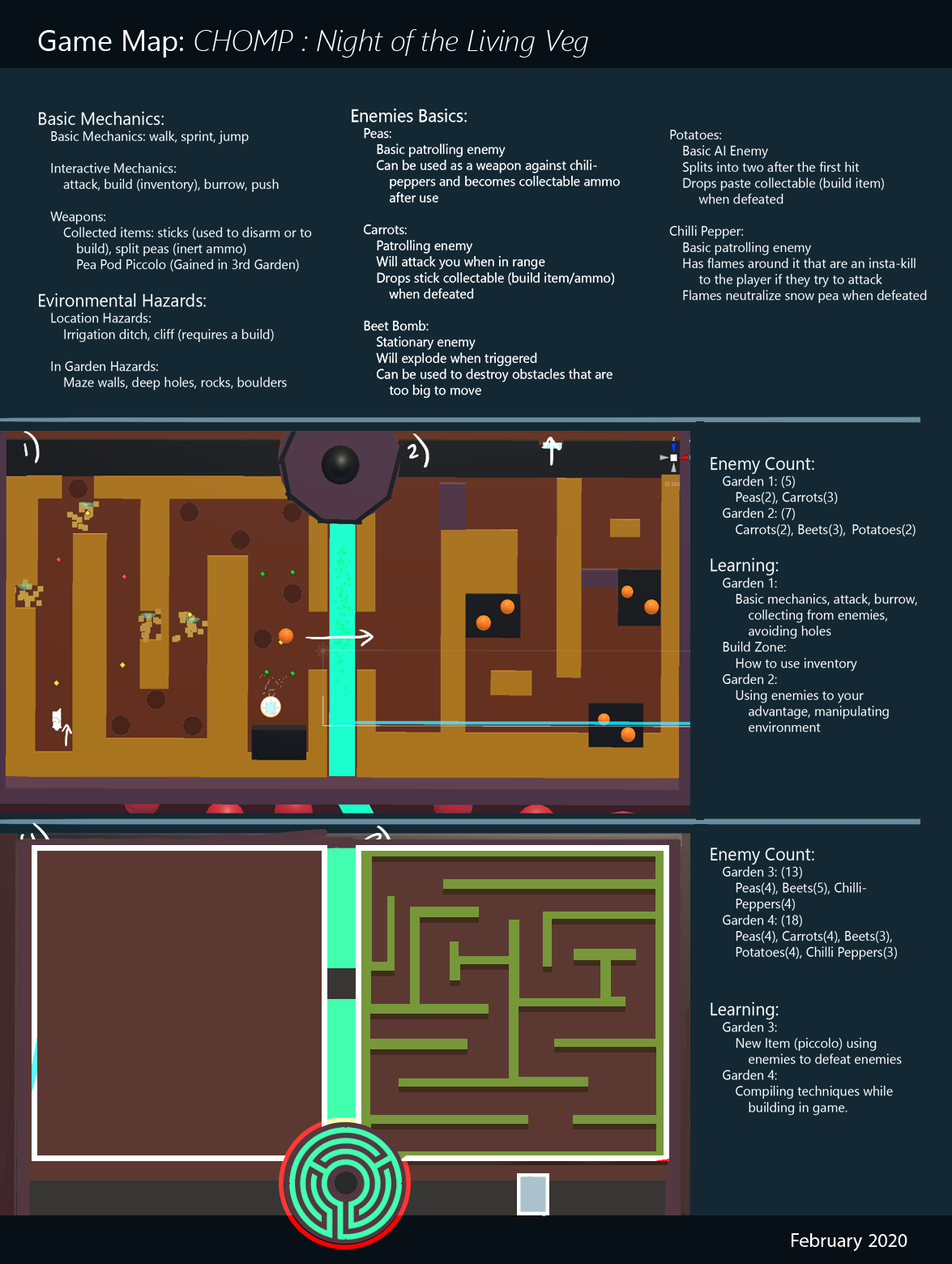
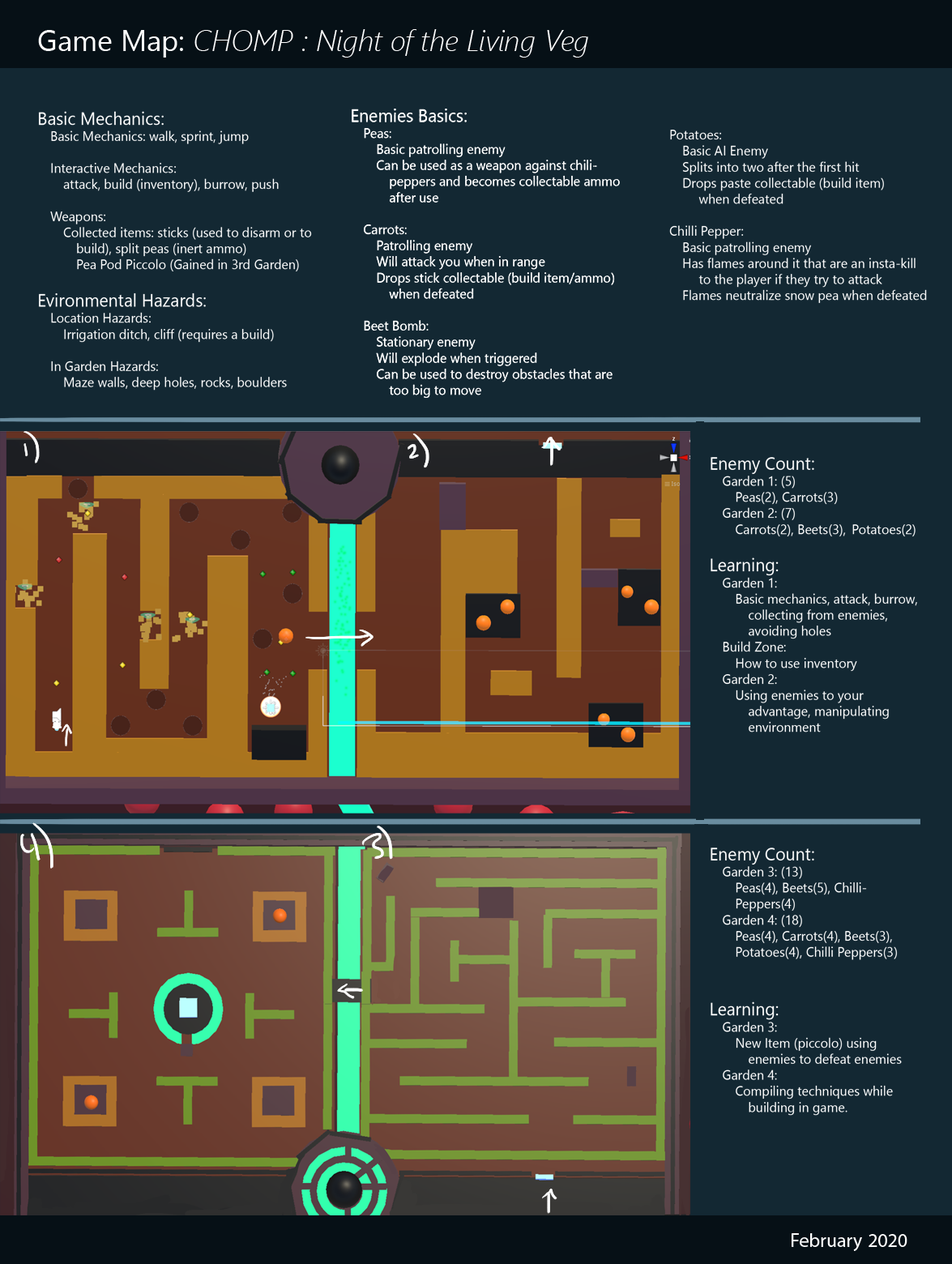
Before/after of a 952×1264 layered artwork. What changed in the layer stack:
hid "Layer 6" over left=17, top=828, right=681, bottom=1250
